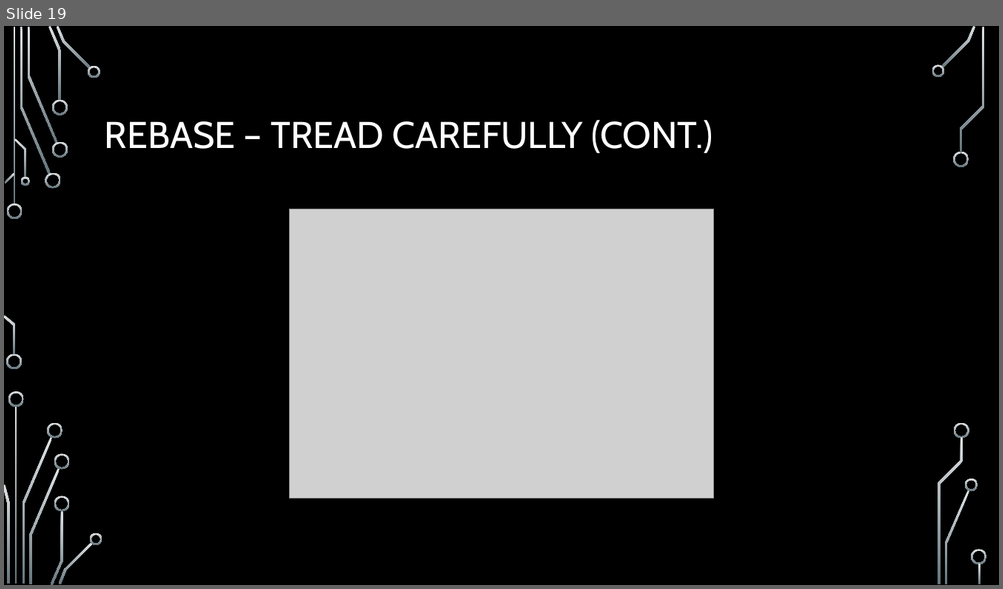
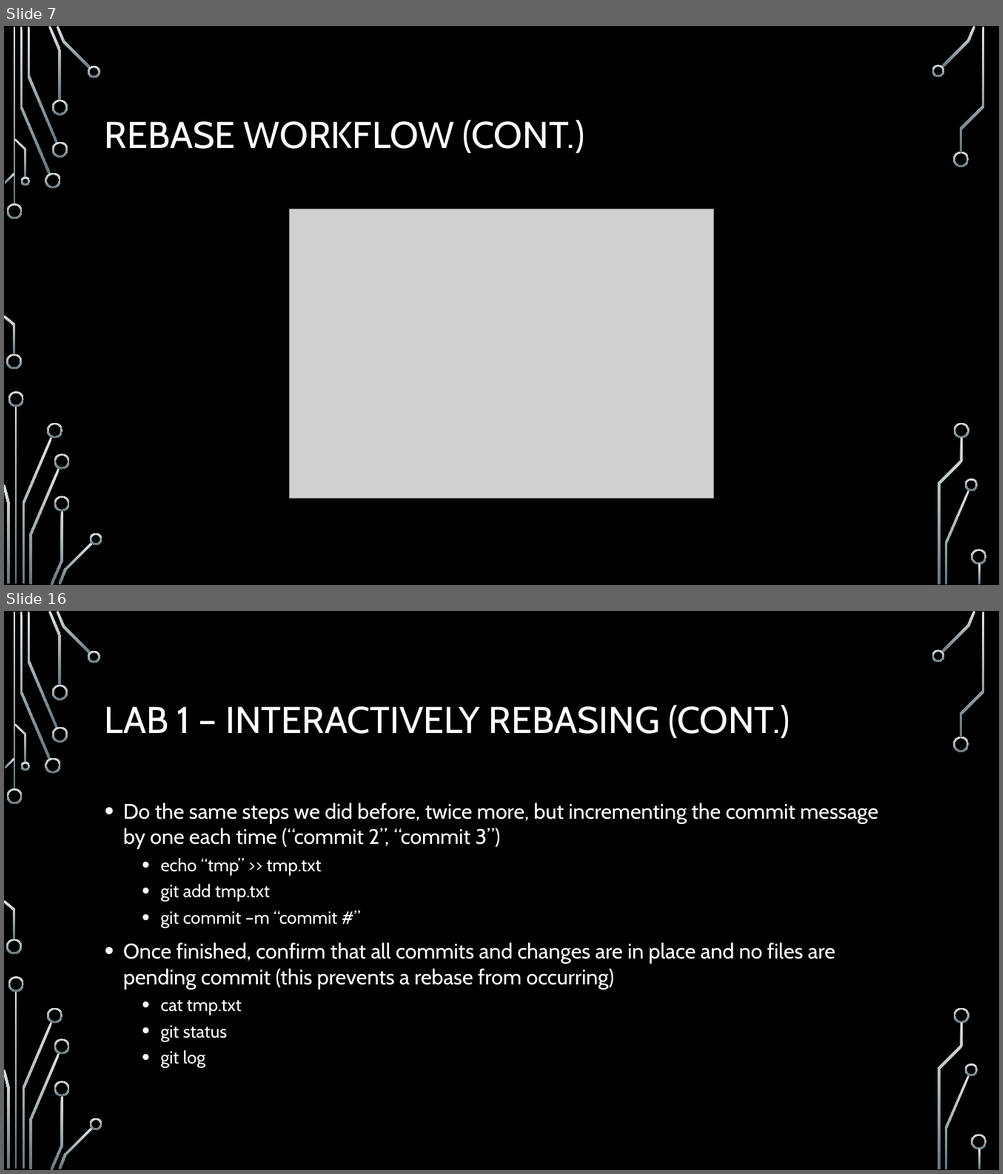
Before and after one commit to onideus/github-101-website, a slide deck: resources/Advanced github topics.pptx. Shown one above the other, each under a label of ours: slide 19 before the commit, slides 7 and 16 after it; the slides between them are not shown. The pictures are 1003x589 and 1003x1174 pixels, drawn with LibreOffice and Linux fonts; fonts in the diff are those of the drawing; grey boxes stand for pictures; background and template pictures are left out. Boxes give left, top, right and bottom in pixels: in the first picture for what was removed or moved away, otherwise in the second. Text is boxed around its words. In the diff, an @@ line names an element or a change of style, - is before the commit and + after.

```diff
--- a/resources/Advanced github topics.pptx
+++ b/resources/Advanced github topics.pptx
@@ slide 16 added at box(4, 611, 999, 1170), background picture (left out); not listed: 36 template elements that a slide beside it also shows @@
@@ title added at box(105, 705, 790, 738), 36 pt, text #FFFFFF @@
+LAB 1 – INTERACTIVELY REBASING (CONT.)
@@ text added at box(123, 803, 878, 1068), 20.4 pt, text #FFFFFF @@
+• Do the same steps we did before, twice more, but incrementing the commit message by one each time (“commit 2”, “commit 3”)
+  • echo “tmp” >> tmp.txt
+  • git add tmp.txt
+  • git commit –m “commit #”
+• Once finished, confirm that all commits and changes are in place and no files are pending commit (this prevents a rebase from occurring)
+  • cat tmp.txt
+  • git status
+  • git log
@@ what was slide 19 is now slide 7 @@
@@ slide 7 changed as well @@
@@ title at box(105, 120, 585, 153): text changed @@
-REBASE – TREAD CAREFULLY (CONT.)
+REBASE WORKFLOW (CONT.)
```
Also in this commit, not shown: 2 other slides changed, 11 other slides added, 15 slides removed, 2 other files.
